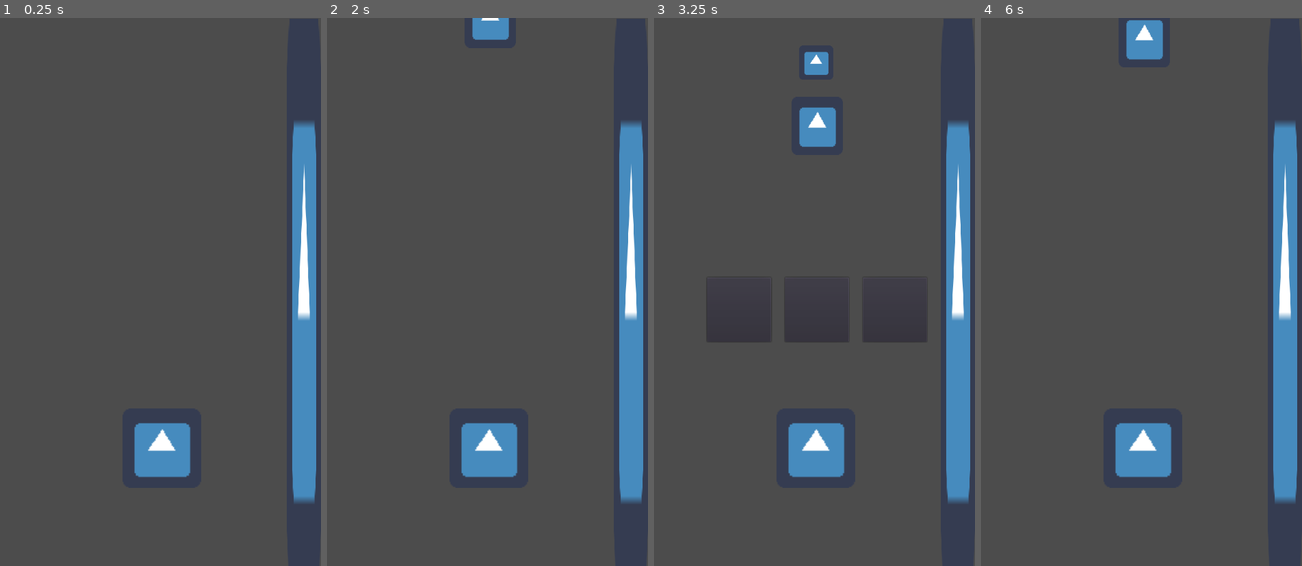
Above: before the commit, frames 1-4 (left to right).
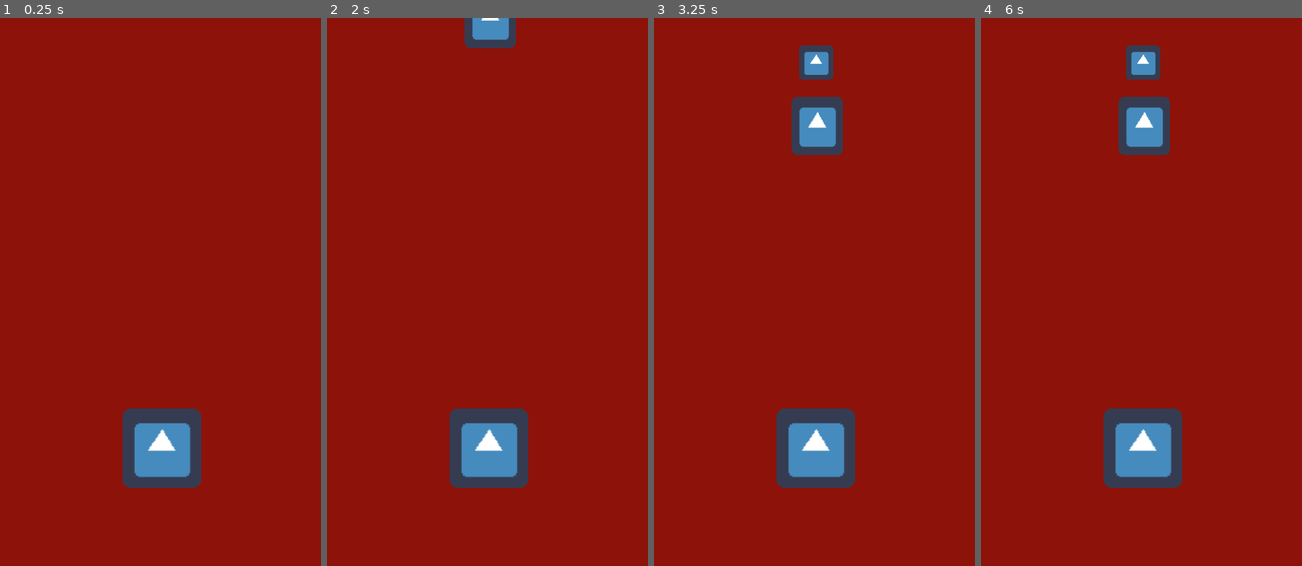
Above: after the commit, the same moments.

Repository: arthurnog/jakenWiththeDead
Game: Godot game, scene res://scenes/GAME.tscn
The game is run twice, just before and just after one commit, with the same random seed, the same clock (stepped at 60 frames per second) and the same inputs. The engine's default icon, where the game draws it, is replaced by a stand-in: a white triangle on a blue panel in a dark square.
Inputs (mouse positions are in pixels of both pictures, inside the frame that each line leads up to):
- Up to frame 1 (0.25 s): no input
- Up to frame 2 (2 s): tap Enter at 0.5 s; tap Space at 1.25 s
- Up to frame 3 (3.25 s): no input
- Up to frame 4 (6 s): click (1064, 308) at 3.52 s; tap Enter at 4.25, 5.75 s; tap Space at 5 s

The runs differ from the first frame. In frame 1, 96% of the frame differs, in the area x 0-100%, y 0-100%; in frame 2, 96%; in frame 3, 94%; in frame 4, 95%.
Error after the commit: Invalid set index 'Icon' (on base: 'Button (Button.gd)') with value of type 'StreamTexture'. (res://scripts/Container.gd:57)

Commit message:
sprites adicionadas ao projeto, implementação a fazer

Diff:
--- a/jakenWithTheDead/scenes/GAME.tscn
+++ b/jakenWithTheDead/scenes/GAME.tscn
@@ -1,27 +1,27 @@
-[gd_scene load_steps=9 format=2]
+[gd_scene load_steps=10 format=2]
 
 [ext_resource path="res://scenes/Player.tscn" type="PackedScene" id=1]
 [ext_resource path="res://scripts/Container.gd" type="Script" id=2]
 [ext_resource path="res://scripts/enemyFarm.gd" type="Script" id=3]
 [ext_resource path="res://scripts/Button.gd" type="Script" id=4]
 [ext_resource path="res://assets/fonts/THE CREEPY HUNTER.ttf" type="DynamicFontData" id=5]
-[ext_resource path="res://icon.png" type="Texture" id=6]
+[ext_resource path="res://scenes/Scenery.tscn" type="PackedScene" id=6]
+[ext_resource path="res://scripts/Tween.gd" type="Script" id=7]
 
 [sub_resource type="DynamicFont" id=1]
-size = 50
+size = 49
 outline_size = 2
 outline_color = Color( 0.0784314, 0.0235294, 0.0156863, 1 )
 font_data = ExtResource( 5 )
 
-[sub_resource type="SpriteFrames" id=2]
-animations = [ {
-"frames": [ ExtResource( 6 ) ],
-"loop": true,
-"name": "default",
-"speed": 5.0
-} ]
+[sub_resource type="DynamicFont" id=2]
+size = 42
+outline_size = 2
+font_data = ExtResource( 5 )
 
 [node name="GAME" type="Node2D"]
+
+[node name="Scenery" parent="." instance=ExtResource( 6 )]
 
 [node name="spawn" type="Timer" parent="."]
 wait_time = 2.0
@@ -83,9 +83,9 @@
 }
 
 [node name="ScoreCounter" type="Label" parent="GUI/MarginContainer"]
-margin_top = 10.0
+margin_top = 11.0
 margin_right = 285.0
-margin_bottom = 70.0
+margin_bottom = 71.0
 rect_min_size = Vector2( 0, 60 )
 custom_fonts/font = SubResource( 1 )
 custom_colors/font_color = Color( 0.960784, 0.313726, 0.0901961, 1 )
@@ -93,14 +93,41 @@
 valign = 1
 uppercase = true
 
-[node name="ParallaxBackground" type="ParallaxBackground" parent="."]
+[node name="MarginContainer2" type="MarginContainer" parent="GUI"]
+margin_top = 80.0
+margin_right = 285.0
+margin_bottom = 162.0
+__meta__ = {
+"_edit_use_anchors_": false
+}
 
-[node name="scenery" type="ParallaxLayer" parent="ParallaxBackground"]
+[node name="LifeCounter" type="Label" parent="GUI/MarginContainer2"]
+margin_top = 11.0
+margin_right = 285.0
+margin_bottom = 71.0
+rect_min_size = Vector2( 0, 60 )
+custom_fonts/font = SubResource( 2 )
+custom_colors/font_color = Color( 0.960784, 0.313726, 0.0901961, 1 )
+custom_colors/font_outline_modulate = Color( 0, 0, 0, 1 )
+text = "lives = 3"
+valign = 1
+uppercase = true
 
-[node name="AnimatedSprite" type="AnimatedSprite" parent="ParallaxBackground/scenery"]
-position = Vector2( 567.966, 525.119 )
-scale = Vector2( 1, 16.3576 )
-frames = SubResource( 2 )
+[node name="ProgressBar" type="ProgressBar" parent="GUI"]
+visible = false
+anchor_left = 0.3
+anchor_top = 0.892
+anchor_right = 0.7
+anchor_bottom = 0.914
+margin_right = 4.0
+margin_bottom = 14.0
+percent_visible = false
+__meta__ = {
+"_edit_use_anchors_": false
+}
+
+[node name="Tween" type="Tween" parent="GUI"]
+script = ExtResource( 7 )
 [connection signal="timeout" from="spawn" to="enemyFarm" method="_on_spawn_timeout"]
 [connection signal="pressed" from="GUI/buttonContainer/Button0" to="Player" method="_on_Button0_pressed"]
 [connection signal="pressed" from="GUI/buttonContainer/Button0" to="enemyFarm" method="_on_Button0_pressed"]
--- a/jakenWithTheDead/scenes/Player.tscn
+++ b/jakenWithTheDead/scenes/Player.tscn
@@ -31,7 +31,7 @@
 animation = "running"
 
 [node name="reactionTimer" type="Timer" parent="."]
-wait_time = 0.7
+wait_time = 0.8
 one_shot = true
 
 [node name="scaryTimer" type="Timer" parent="."]
--- /dev/null
+++ b/jakenWithTheDead/scenes/Scenery.tscn
@@ -0,0 +1,35 @@
+[gd_scene load_steps=4 format=2]
+
+[ext_resource path="res://assets/sceneryPlaceHolde.png" type="Texture" id=1]
+[ext_resource path="res://scripts/AnimatedSprite.gd" type="Script" id=2]
+
+[sub_resource type="SpriteFrames" id=1]
+animations = [ {
+"frames": [ ExtResource( 1 ) ],
+"loop": true,
+"name": "default",
+"speed": 5.0
+} ]
+
+[node name="Scenery" type="Node2D"]
+modulate = Color( 0.631373, 0.164706, 0.164706, 1 )
+self_modulate = Color( 0.572549, 0.301961, 0.301961, 1 )
+
+[node name="AnimatedSprite" type="AnimatedSprite" parent="."]
+position = Vector2( 0, -1024 )
+frames = SubResource( 1 )
+centered = false
+script = ExtResource( 2 )
+
+[node name="VisibilityNotifier2D" type="VisibilityNotifier2D" parent="AnimatedSprite"]
+rect = Rect2( 0, 0, 600, 1024 )
+
+[node name="AnimatedSprite2" type="AnimatedSprite" parent="."]
+frames = SubResource( 1 )
+centered = false
+script = ExtResource( 2 )
+
+[node name="VisibilityNotifier2D" type="VisibilityNotifier2D" parent="AnimatedSprite2"]
+rect = Rect2( 0, 0, 600, 1024 )
+[connection signal="screen_exited" from="AnimatedSprite/VisibilityNotifier2D" to="AnimatedSprite" method="_on_VisibilityNotifier2D_screen_exited"]
+[connection signal="screen_exited" from="AnimatedSprite2/VisibilityNotifier2D" to="AnimatedSprite2" method="_on_VisibilityNotifier2D_screen_exited"]
--- /dev/null
+++ b/jakenWithTheDead/scripts/AnimatedSprite.gd
@@ -0,0 +1,17 @@
+extends AnimatedSprite
+
+export (int) var vel = 10
+
+
+func _on_VisibilityNotifier2D_screen_exited():
+	position.y = -1024
+
+func _process(delta):
+	position.y += vel*delta
+
+func backwards():
+	vel = -10
+func forwards():
+	vel = 10
+func stop():
+	vel = 0
--- a/jakenWithTheDead/scripts/Container.gd
+++ b/jakenWithTheDead/scripts/Container.gd
@@ -5,13 +5,16 @@
 onready var b2 = $Button2
 onready var buttons = [b0,b1,b2]
 onready var player = get_parent().get_parent().get_node("Player")
-
+onready var scenery = get_parent().get_parent().get_node("Scenery/AnimatedSprite")
+onready var scenery2 = get_parent().get_parent().get_node("Scenery/AnimatedSprite2")
+onready var mcHands = [preload("res://assets/sprites/pedra_mc.png"),preload("res://assets/sprites/papel_mc.png"),preload("res://assets/sprites/tesoura_mc.png")]
 signal buttonReady
-
+signal stopScenery
 # Called when the node enters the scene tree for the first time.
 func _ready():
 	self.connect("buttonReady", player, "reactionTime")
-	pass # Replace with function body.
+	self.connect("stopScenery", scenery, "stop")
+	self.connect("stopScenery", scenery2, "stop")
 
 
 # Called every frame. 'delta' is the elapsed time since the previous frame.
@@ -25,59 +28,83 @@
 	if flag == 0:
 		#pedra
 		buttons[i].value = 0
-		#buttons[i].set_Icon(preload("res://icon.png"))
-		#buttons[i].set_text("0")
+		buttons[i].Icon = mcHands[0]
+		#ERRO
 		if i == 0:
 			randomize()
 			b1.value = randi()%3
+			b1.Icon = mcHands[b1.value]
 			randomize()
 			b2.value = randi()%3
+			b2.Icon = mcHands[b2.value]
 		elif i == 1:
 			randomize()
 			b0.value = randi()%3
+			b0.Icon = mcHands[b0.value]
 			randomize()
 			b2.value = randi()%3
+			b2.Icon = mcHands[b2.value]
 		elif i == 2:
 			randomize()
 			b0.value = randi()%3
+			b0.Icon = mcHands[b0.value]
 			randomize()
-			b0.value = randi()%3
+			b1.value = randi()%3
+			b1.Icon = mcHands[b1.value]
 	elif flag == 1:
 		#papel
 		buttons[i].value = 1
-		#buttons[i].set_Icon(preload("res://icon.png"))
+		buttons[i].Icon = mcHands[1]
 		if i == 0:
 			randomize()
 			b1.value = randi()%3
+			b1.Icon = mcHands[b1.value]
 			randomize()
 			b2.value = randi()%3
+			b2.Icon = mcHands[b2.value]
 		elif i == 1:
 			randomize()
 			b0.value = randi()%3
+			b0.Icon = mcHands[b0.value]
 			randomize()
 			b2.value = randi()%3
+			b2.Icon = mcHands[b2.value]
 		elif i == 2:
 			randomize()
 			b0.value = randi()%3
+			b0.Icon = mcHands[b0.value]
 			randomize()
-			b0.value = randi()%3
+			b1.value = randi()%3
+			b1.Icon = mcHands[b1.value]
 	elif flag == 2:
 		#tesoura
 		buttons[i].value = 2
-		#buttons[i].set_Icon(preload("res://icon.png"))
+		buttons[i].Icon = mcHands[2]
 		if i == 0:
 			randomize()
 			b1.value = randi()%3
+			b1.Icon = mcHands[b1.value]
 			randomize()
 			b2.value = randi()%3
+			b2.Icon = mcHands[b2.value]
 		elif i == 1:
 			randomize()
 			b0.value = randi()%3
+			b0.Icon = mcHands[b0.value]
 			randomize()
 			b2.value = randi()%3
+			b2.Icon = mcHands[b2.value]
 		elif i == 2:
 			randomize()
 			b0.value = randi()%3
+			b0.Icon = mcHands[b0.value]
 			randomize()
-			b0.value = randi()%3
+			b1.value = randi()%3
+			b1.Icon = mcHands[b1.value]
 	self.show()
+	get_parent().get_node("ProgressBar").show()
+	get_parent().get_node("Tween").interpolate_property(get_parent().get_node("ProgressBar"),"value", get_parent().get_node("ProgressBar").value, 100, player.get_node("reactionTimer").get_wait_time())
+	get_parent().get_node("Tween").start()
+	emit_signal("stopScenery")
+	emit_signal("buttonReady")
+	#scenery.pause()
--- /dev/null
+++ b/jakenWithTheDead/scripts/ParallaxBackground.gd
@@ -0,0 +1,4 @@
+extends ParallaxBackground
+
+func _process(delta):
+	scroll_offset.y += 1000 * delta * delta
--- a/jakenWithTheDead/scripts/Player.gd
+++ b/jakenWithTheDead/scripts/Player.gd
@@ -6,12 +6,17 @@
 #tempo que o jogador tem para reagir
 signal defeat
 signal gameOver
+signal imOk
 
 var lifes = 3
 
 
 func _ready():
 	connect("defeat", get_parent().get_node("enemyFarm"), "playerDefeat")
+	connect("defeat", get_parent().get_node("Scenery/AnimatedSprite"), "backwards")
+	connect("defeat", get_parent().get_node("Scenery/AnimatedSprite2"), "backwards")
+	connect("imOk", get_parent().get_node("Scenery/AnimatedSprite"), "forwards")
+	connect("imOk", get_parent().get_node("Scenery/AnimatedSprite2"), "forwards")
 	connect("gameOver", get_parent().get_node("enemyFarm"), "gameOver")
 	pass
 
@@ -21,44 +26,47 @@
 
 func playerFlee():
 	if lifes > -1:
+		emit_signal("defeat")
 		$Sprite.play("fleeing")
 		$scaryTimer.start()
 		lifes -= 1
+		get_parent().get_node("GUI/MarginContainer2/LifeCounter").text = "LIVES = " + str(lifes)
+		get_parent().get_node("GUI/buttonContainer").hide()
+		get_parent().get_node("GUI/ProgressBar").hide()
 	#cenario corre pra tras
-	pass
-
 
 func _on_Button0_pressed():
 	var value = get_parent().get_node("GUI/buttonContainer/Button0").value
 	if value != get_parent().get_node("enemyFarm").currentFlag:
-		emit_signal("defeat")
 		playerFlee()
 	get_parent().get_node("GUI/buttonContainer").hide()
+	get_parent().get_node("GUI/ProgressBar").hide()
 
 
 func _on_Button1_pressed():
 	var value = get_parent().get_node("GUI/buttonContainer/Button1").value
 	if value != get_parent().get_node("enemyFarm").currentFlag:
-		emit_signal("defeat")
 		playerFlee()
 	get_parent().get_node("GUI/buttonContainer").hide()
+	get_parent().get_node("GUI/ProgressBar").hide()
 
 
 func _on_Button2_pressed():
 	var value = get_parent().get_node("GUI/buttonContainer/Button2").value
 	if value != get_parent().get_node("enemyFarm").currentFlag:
-		emit_signal("defeat")
 		playerFlee()
 	get_parent().get_node("GUI/buttonContainer").hide()
+	get_parent().get_node("GUI/ProgressBar").hide()
 
 
 func _on_scaryTimer_timeout():
 	$Sprite.play("running")
+	emit_signal("imOk")
 	#cenário corre pra frente
 
 func reactionTime():
 	$reactionTimer.start()
+	#$Tween.interpolate_property($ProgressBar, "value", $ProgressBar.value, 100, $reactionTimer.get_timer_process_mode())
 
 func _on_reactionTimer_timeout():
-	emit_signal("defeat")
-	pass # Replace with function body.
+	playerFlee()
--- /dev/null
+++ b/jakenWithTheDead/scripts/ProgressBar.gd
@@ -0,0 +1,8 @@
+extends ProgressBar
+
+
+onready var timer = get_parent().get_node("reactionTimer")
+
+# Called when the node enters the scene tree for the first time.
+func _ready():
+	pass # Replace with function body.
--- /dev/null
+++ b/jakenWithTheDead/scripts/Tween.gd
@@ -0,0 +1,17 @@
+extends Tween
+
+
+onready var progressBar = get_parent().get_node("ProgressBar")
+onready var player = get_parent().get_parent().get_node("Player")
+
+
+func _ready():
+# warning-ignore:return_value_discarded
+	interpolate_property(progressBar,"value", progressBar.value, 100, player.get_node("reactionTimer").get_wait_time())
+	self.start()
+	pass # Replace with function body.
+
+
+# Called every frame. 'delta' is the elapsed time since the previous frame.
+#func _process(delta):
+#	pass
--- /dev/null
+++ b/jakenWithTheDead/scripts/WorldBuilder.gd
@@ -0,0 +1,16 @@
+extends Node
+
+
+onready var mainScenery = $scenery
+
+
+
+
+# Called when the node enters the scene tree for the first time.
+func _ready():
+	pass # Replace with function body.
+
+
+# Called every frame. 'delta' is the elapsed time since the previous frame.
+#func _process(delta):
+#	pass
--- a/jakenWithTheDead/scripts/enemyFarm.gd
+++ b/jakenWithTheDead/scripts/enemyFarm.gd
@@ -1,12 +1,14 @@
 extends Node
 
 onready var spawn = get_parent().get_node("spawn")
+onready var player = get_parent().get_node("Player")
 var score = 0
 var enemy = preload("res://scenes/Ghost.tscn")
 var currentFlag = -1
 var currentEnemy = null
+
 func _ready():
-	pass # Replace with function body.
+	pass
 
 
 # Called every frame. 'delta' is the elapsed time since the previous frame.
@@ -26,6 +28,7 @@
 
 func _on_spawn_timeout():
 	enemySpawn()
+	#player.get_node("reactionTimer").start()
 	pass # Replace with function body.
 
 func enemyKill():
@@ -46,6 +49,8 @@
 	if value == currentFlag:
 		currentEnemy.enemyDead()
 	get_parent().get_node("GUI/buttonContainer").hide()
+	get_parent().get_node("GUI/ProgressBar").hide()
+	#get_parent().get_node("Scenery").play()
 	#else
 		#player foge
 
@@ -54,6 +59,8 @@
 	if value == currentFlag:
 		currentEnemy.enemyDead()
 	get_parent().get_node("GUI/buttonContainer").hide()
+	get_parent().get_node("GUI/ProgressBar").hide()
+	#get_parent().get_node("Scenery").play()
 	#else
 		#player foge
 
@@ -62,5 +69,7 @@
 	if value == currentFlag:
 		currentEnemy.enemyDead()
 	get_parent().get_node("GUI/buttonContainer").hide()
+	get_parent().get_node("GUI/ProgressBar").hide()
+	#get_parent().get_node("Scenery").play()
 	#else
 		#player foge
Binary file added: jakenWithTheDead/assets/sceneryPlaceHolde.png
Not shown, added: jakenWithTheDead/assets/sceneryPlaceHolde.png.import
Not shown, added: jakenWithTheDead/assets/sprites/papel fantasma.png.import
Not shown, added: jakenWithTheDead/assets/sprites/papel mc.png.import
Binary file added: jakenWithTheDead/assets/sprites/papel_fantasma.png
Not shown, added: jakenWithTheDead/assets/sprites/papel_fantasma.png.import
Binary file added: jakenWithTheDead/assets/sprites/papel_mc.png
Not shown, added: jakenWithTheDead/assets/sprites/papel_mc.png.import
Not shown, added: jakenWithTheDead/assets/sprites/pedra fantasma.png.import
Not shown, added: jakenWithTheDead/assets/sprites/pedra mc.png.import
Binary file added: jakenWithTheDead/assets/sprites/pedra_fantasma.png
Not shown, added: jakenWithTheDead/assets/sprites/pedra_fantasma.png.import
(and 9 more such lines)
